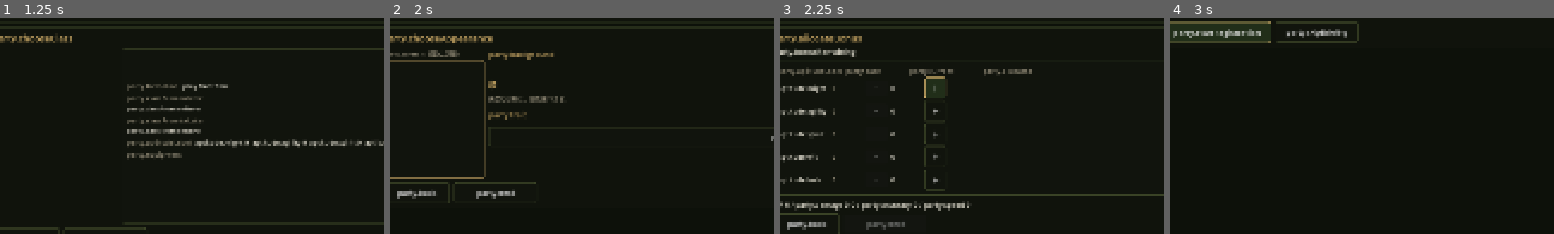
Above: before the commit, frames 1-4 (left to right).
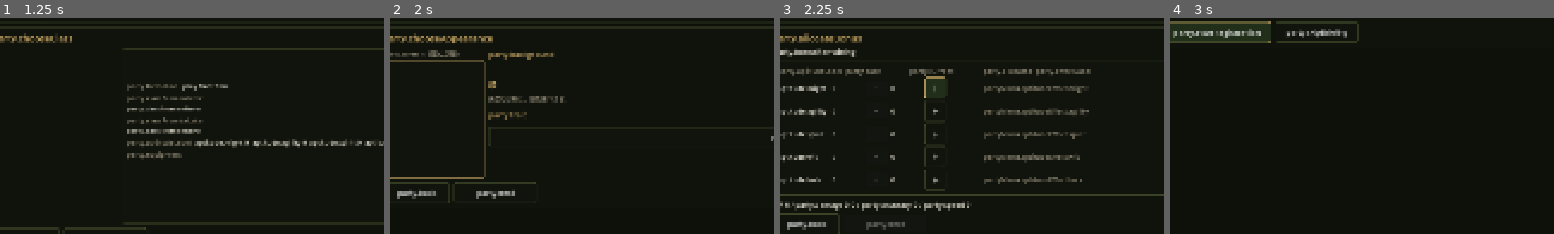
Above: after the commit, the same moments.

Repository: kino-6/black-stela
Game: Godot game, scene res://scenes/guild.tscn
Two runs of this game, one before a commit and one after it. Both use one fixed random seed, a clock stepped at 60 frames per second and the inputs below. This scene is started directly instead of the project's main scene.
Inputs:
- Up to frame 1 (1.25 s): click "party.startRegistration" at 0.5 s
- Up to frame 2 (2 s): click "party.next" at 1.25 s
- Up to frame 3 (2.25 s): click "party.next" at 2 s
- Up to frame 4 (3 s): click "party.step.briefing" at 2.75 s
The pictures show only the part of the screen within x 4-54%, y 28-78%; the shares and areas given below are measured in that part.

Frames 1-2 are identical in both runs. In frame 3, 2.7% of the frame differs, in the area x 53-81%, y 23-77%; in frame 4, nothing differs.

Commit message:
feat(creation): #5 素質の効果を能力ステップに常時表示 + #7 名前/称号/覚え書きを項目別に見繕う
#5: the bonus step gains an 効果 column reusing the party-menu aptitudeEffect strings
(HP/攻撃, 命中/速度/回避, HP/防御/MP, MP/術威力/付与, 威力/命中/会心 — verified against
character_creation.gd + combat_helpers.gd formulas), so a point-spend is never a blind guess.
#7: guild_draft gains reroll_name/reroll_title/reroll_notes on independent seeds; each field
gets its own 見繕う button (the bulk 名を見繕う stays). Bulk suggest output is unchanged.

Locked in verify_guild_controller.gd: the bonus step must render every 素質's effect, and a
per-field 見繕う must change ONLY that field. gate:migration green (19/19).

Co-Authored-By: Claude Opus 4.8 <noreply@anthropic.com>

Diff:
--- a/godot/scripts/guild.gd
+++ b/godot/scripts/guild.gd
@@ -450,6 +450,7 @@
 	header.add_child(_cell(I18n.t("party.current"), 70, UI.DIM))
 	header.add_child(_cell("", 52, UI.DIM))
 	header.add_child(_cell(I18n.t("party.allocated"), 70, UI.DIM))
+	header.add_child(_cell(I18n.t("party.effectLabel"), 200, UI.DIM))
 	grid.add_child(header)
 
 	var first_stepper: Button = null
@@ -473,6 +474,9 @@
 		if _claimed_focus == null and _focus_key == "bonus:+:%s" % key and not minus.disabled:
 			_claimed_focus = minus
 		line.add_child(_cell("+%d" % spent if spent > 0 else "", 70, UI.OK))
+		# What the point actually buys — the SAME effect words the party menu shows, so 素質 reads the same
+		# on the creation table and on the隊列 status page. Always on: a spend is never a blind guess (#5).
+		line.add_child(_cell(I18n.t("partyMenu.aptitudeEffect.%s" % key), 200, UI.DIM))
 		grid.add_child(line)
 		if first_stepper == null and not plus.disabled:
 			first_stepper = plus
@@ -509,12 +513,17 @@
 	col.add_child(head)
 
 	var fields := UI.row()
-	fields.add_child(_text_field(I18n.t("party.name"), String(_draft.get("name", "")), I18n.t("party.namePlaceholder"), func(v: String): _draft["name"] = v))
-	fields.add_child(_text_field(I18n.t("party.editTitle"), String(_draft.get("title", "")), I18n.t("party.titlePlaceholder"), func(v: String): _draft["title"] = v))
+	fields.add_child(_identity_field(I18n.t("party.name"), String(_draft.get("name", "")), I18n.t("party.namePlaceholder"), func(v: String): _draft["name"] = v, "name"))
+	fields.add_child(_identity_field(I18n.t("party.editTitle"), String(_draft.get("title", "")), I18n.t("party.titlePlaceholder"), func(v: String): _draft["title"] = v, "title"))
 	col.add_child(fields)
 
 	var notes := UI.col(4)
-	notes.add_child(UI.label(I18n.t("party.notes"), 15, UI.DIM))
+	var notes_head := UI.row()
+	notes_head.add_child(UI.grow(UI.label(I18n.t("party.notes"), 15, UI.DIM)))
+	var notes_dice := UI.button(I18n.t("party.rerollField"), func(): _reroll_field("notes"), Vector2(110, 30), 13)
+	_claim(notes_dice, "identity:notes")
+	notes_head.add_child(notes_dice)
+	notes.add_child(notes_head)
 	var notes_edit := TextEdit.new()
 	notes_edit.text = String(_draft.get("notes", ""))
 	notes_edit.placeholder_text = I18n.t("party.notesPlaceholder")
@@ -652,6 +661,15 @@
 func _reroll_identity() -> void:
 	Draft.reroll_identity(_draft, _data)
 	_focus_key = "identity:reroll"
+	_rebuild()
+
+## Re-roll ONE identity field, leaving the other two as the player left them (#7).
+func _reroll_field(field: String) -> void:
+	match field:
+		"name": Draft.reroll_name(_draft)
+		"title": Draft.reroll_title(_draft)
+		"notes": Draft.reroll_notes(_draft, _data)
+	_focus_key = "identity:%s" % field
 	_rebuild()
 
 func _adjust(key: String, delta: int) -> void:
@@ -830,6 +848,25 @@
 	col.add_child(edit)
 	return col
 
+## A name/title field with its OWN 見繕う button (#7): the label sits beside a per-field reroll so a player
+## can deal a fresh name without losing a title they liked — the bulk 名を見繕う up top still fills all three.
+func _identity_field(label_text: String, value: String, placeholder: String, on_change: Callable, field: String) -> Control:
+	var col := UI.col(4)
+	var head := UI.row()
+	head.add_child(UI.grow(UI.label(label_text, 15, UI.DIM)))
+	var dice := UI.button(I18n.t("party.rerollField"), func(): _reroll_field(field), Vector2(110, 30), 13)
+	_claim(dice, "identity:%s" % field)
+	head.add_child(dice)
+	col.add_child(head)
+	var edit := LineEdit.new()
+	edit.text = value
+	edit.placeholder_text = placeholder
+	edit.custom_minimum_size = Vector2(360, 40)
+	edit.add_theme_font_size_override("font_size", 18)
+	edit.text_changed.connect(func(v: String): on_change.call(v))
+	col.add_child(edit)
+	return col
+
 ## 戻る / 次へ in the SAME place on every step — the player learns one pair of positions, not five.
 func _flow_actions(back_step: String, next_step: String) -> Control:
 	var row := UI.row()
--- a/godot/scripts/guild_draft.gd
+++ b/godot/scripts/guild_draft.gd
@@ -97,6 +97,24 @@
 	draft["title"] = suggestion["title"]
 	draft["notes"] = suggestion["notes"]
 
+## Per-field "見繕う" (#7): each field re-rolls on ITS OWN seed, so dealing a fresh NAME never disturbs a
+## title or notes the player chose to keep. The seeds fall back to identitySeed for drafts made before the
+## split, so an in-flight recruit keeps rerolling sensibly.
+static func reroll_name(draft: Dictionary) -> void:
+	var s := int(draft.get("nameSeed", draft.get("identitySeed", 1))) + 1
+	draft["nameSeed"] = s
+	draft["name"] = _name_for(s)
+
+static func reroll_title(draft: Dictionary) -> void:
+	var s := int(draft.get("titleSeed", draft.get("identitySeed", 1))) + 1
+	draft["titleSeed"] = s
+	draft["title"] = _title_for(s)
+
+static func reroll_notes(draft: Dictionary, data: Dictionary) -> void:
+	var s := int(draft.get("notesSeed", draft.get("identitySeed", 1))) + 1
+	draft["notesSeed"] = s
+	draft["notes"] = _notes_for(s, draft, data)
+
 ## Fill blanks on the way INTO the name step (React's enterNameStep): anything the player already wrote
 ## is left alone, so the suggestion never overwrites a name someone chose.
 static func suggest_if_blank(draft: Dictionary, data: Dictionary) -> void:
@@ -111,16 +129,30 @@
 
 static func suggest_identity(draft: Dictionary, data: Dictionary) -> Dictionary:
 	var seed := absi(int(draft.get("identitySeed", 1)))
+	return {
+		"name": _name_for(seed),
+		"title": _title_for(seed),
+		"notes": _notes_for(seed, draft, data),
+	}
+
+# The per-field pickers the bulk suggestion and the #7 field rerolls share, so both routes deal from the
+# same tables with the same offsets — a bulk 見繕う and three separate field rerolls at the same seeds land
+# on identical text.
+static func _name_for(seed: int) -> String:
+	return NAMES[absi(seed) % NAMES.size()]
+
+static func _title_for(seed: int) -> String:
+	var s := absi(seed)
+	return "%s%s" % [TITLE_HEADS[(s + 3) % TITLE_HEADS.size()], TITLE_TAILS[(s + 7) % TITLE_TAILS.size()]]
+
+static func _notes_for(seed: int, draft: Dictionary, data: Dictionary) -> String:
+	var s := absi(seed)
 	var class_label := label_ja(data.get("classes", []), String(draft.get("classId", "")))
 	var background_label := label_ja(data.get("backgrounds", []), String(draft.get("backgroundId", "")))
 	var trait_label := label_ja(data.get("traits", []), String(draft.get("traitId", "")))
-	return {
-		"name": NAMES[seed % NAMES.size()],
-		"title": "%s%s" % [TITLE_HEADS[(seed + 3) % TITLE_HEADS.size()], TITLE_TAILS[(seed + 7) % TITLE_TAILS.size()]],
-		"notes": "%s %sで、%s。%sとして潜る。" % [
-			NOTE_OPENERS[(seed + 11) % NOTE_OPENERS.size()], background_label, trait_label, class_label
-		],
-	}
+	return "%s %sで、%s。%sとして潜る。" % [
+		NOTE_OPENERS[(s + 11) % NOTE_OPENERS.size()], background_label, trait_label, class_label
+	]
 
 static func find(catalog: Array, id: String) -> Dictionary:
 	for entry in catalog:
--- a/godot/tests/verify_guild_controller.gd
+++ b/godot/tests/verify_guild_controller.gd
@@ -195,6 +195,39 @@
 	else:
 		print("[guild-controller] the cursor stayed on 運 after spending there")
 
+	# 3c. #5 — WHAT A POINT BUYS IS ON SCREEN. The bonus step used to be a bare ± grid; a spend was a blind
+	#     guess. The effect line is now always shown, using the SAME words the 隊列 status page uses, so the
+	#     two screens never drift. Read the rendered bonus step and fail if any aptitude's effect is missing.
+	guild.call("set_ui_state", {"step": "bonus"})
+	for i in 3:
+		await process_frame
+	var bonus_text := _all_text(guild)
+	for apt in ["might", "agility", "spirit", "wit", "luck"]:
+		var effect := I18n.t("partyMenu.aptitudeEffect.%s" % apt)
+		if not bonus_text.contains(effect):
+			_fail("bonus step: 素質 %s never explains its effect (\"%s\")" % [apt, effect])
+	print("[guild-controller] every 素質 states its effect on the bonus step (#5)")
+
+	# 3d. #7 — EACH IDENTITY FIELD RE-ROLLS ON ITS OWN. The single 名を見繕う used to change all three at
+	#     once; now name / title / notes each have their own 見繕う. Re-rolling one must leave the other two
+	#     exactly as the player left them, or the "lazy" bulk button is effectively back.
+	guild.call("set_ui_state", {"step": "name"})
+	for i in 3:
+		await process_frame
+	for field in ["name", "title", "notes"]:
+		var d0: Dictionary = guild.get("_draft")
+		var before_fields := {"name": String(d0.get("name", "")), "title": String(d0.get("title", "")), "notes": String(d0.get("notes", ""))}
+		guild.call("_reroll_field", field)
+		for i in 3:
+			await process_frame
+		var d1: Dictionary = guild.get("_draft")
+		if String(d1.get(field, "")) == before_fields[field]:
+			_fail("identity: 見繕う on %s did not change it" % field)
+		for other in ["name", "title", "notes"]:
+			if other != field and String(d1.get(other, "")) != before_fields[other]:
+				_fail("identity: 見繕う on %s also changed %s (fields are not independent)" % [field, other])
+	print("[guild-controller] name / title / notes each re-roll independently (#7)")
+
 	guild.call("set_ui_state", {"step": "appearance"})
 	for i in 3:
 		await process_frame
Not shown, changed: src/i18n/en.ts
Not shown, changed: src/i18n/ja.ts
